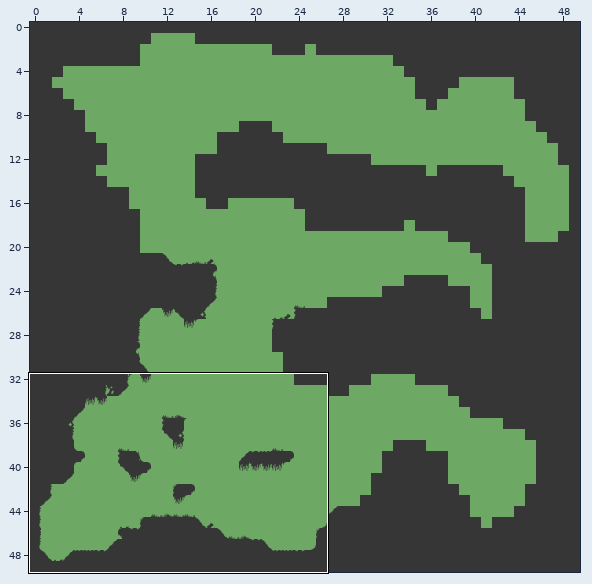
Tiled map -- level.tmx. Above, an overview of the earlier version with the close-up marked.
Close-up. Before the commit:
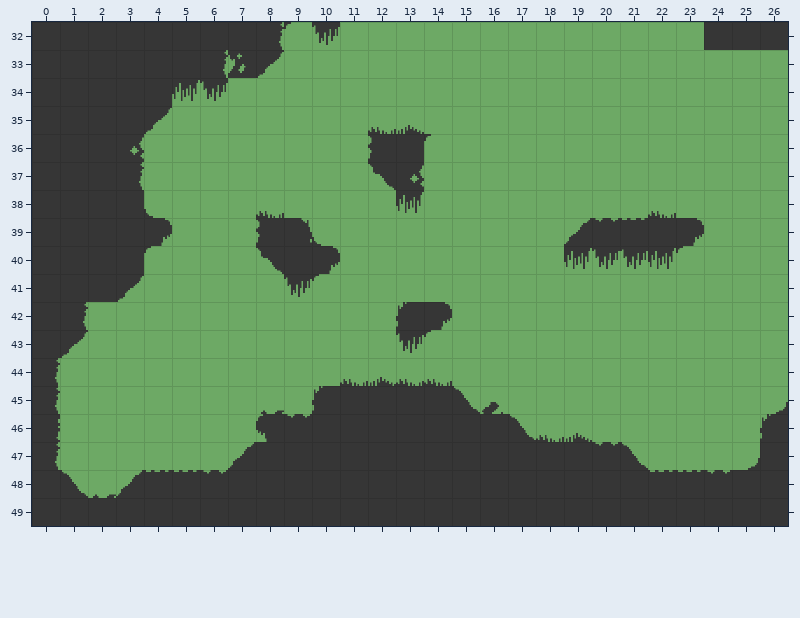
Cells are 32x32 px. Shown: x 0..26, y 32..49. The commit also changed other parts of the map, which this record leaves out.
After:
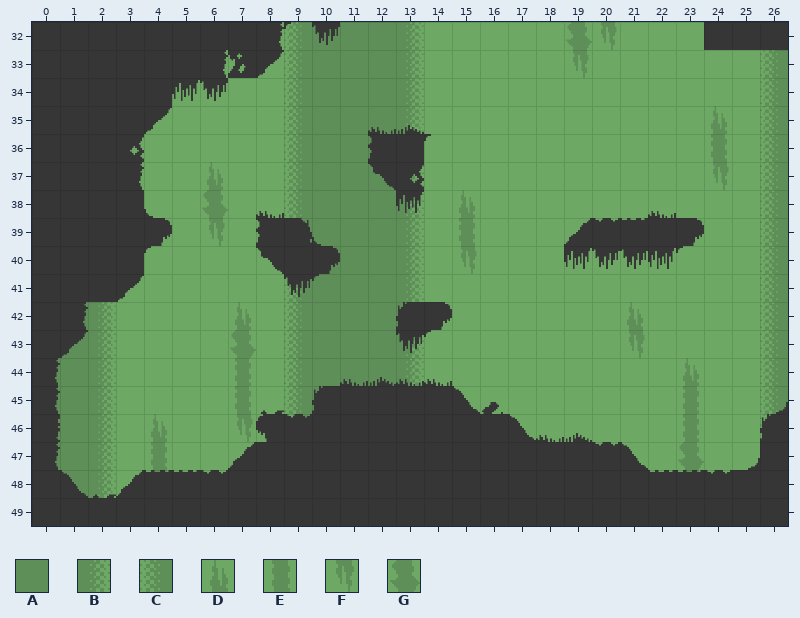
Key: from "mininicular": A 56, B 57, C 59, D 60, E 61, F 62, G 63.
_ is an empty cell, . an unchanged one.
Tiles of an added or newly shown layer are drawn over the layers below it.
The exact change:
--- layer "Background" (added)
@@ x 0..26 @@
-32 ........._____.....__......
-33 ........._____....._......_
-34 ........._____............_
-35 ........._____.........._._
-36 .........____..........._._
-37 ......_.._____.........._._
-38 ......_.._____._.........._
-39 ......_.._____._.........._
-40 ..........____._.........._
-41 ........._____............_
-42 .__...._._____......._...._
-43 .__...._._____......._...._
-44 ___...._._____........._.._
-45 ___...._.__............_.._
-46 ___._.._._............._...
-47 ___._.................._...
-48 .__._.................._...
+32 .........CAAAB.....GF......
+33 .........CAAAB.....F......C
+34 .........CAAAB............C
+35 .........CAAAB..........D.C
+36 .........CAAA...........E.C
+37 ......D..CAAAB..........F.C
+38 ......G..CAAAB.D..........C
+39 ......F..CAAAB.E..........C
+40 ..........AAAB.F..........C
+41 .........CAAAB............C
+42 .AB....D.CAAAB.......D....C
+43 .AB....G.CAAAB.......F....C
+44 AAB....E.CAAAB.........D..C
+45 AAB....E.CA............E..C
+46 AAB.D..F.C.............E...
+47 AAB.E..................G...
+48 .AB.F..................F...
